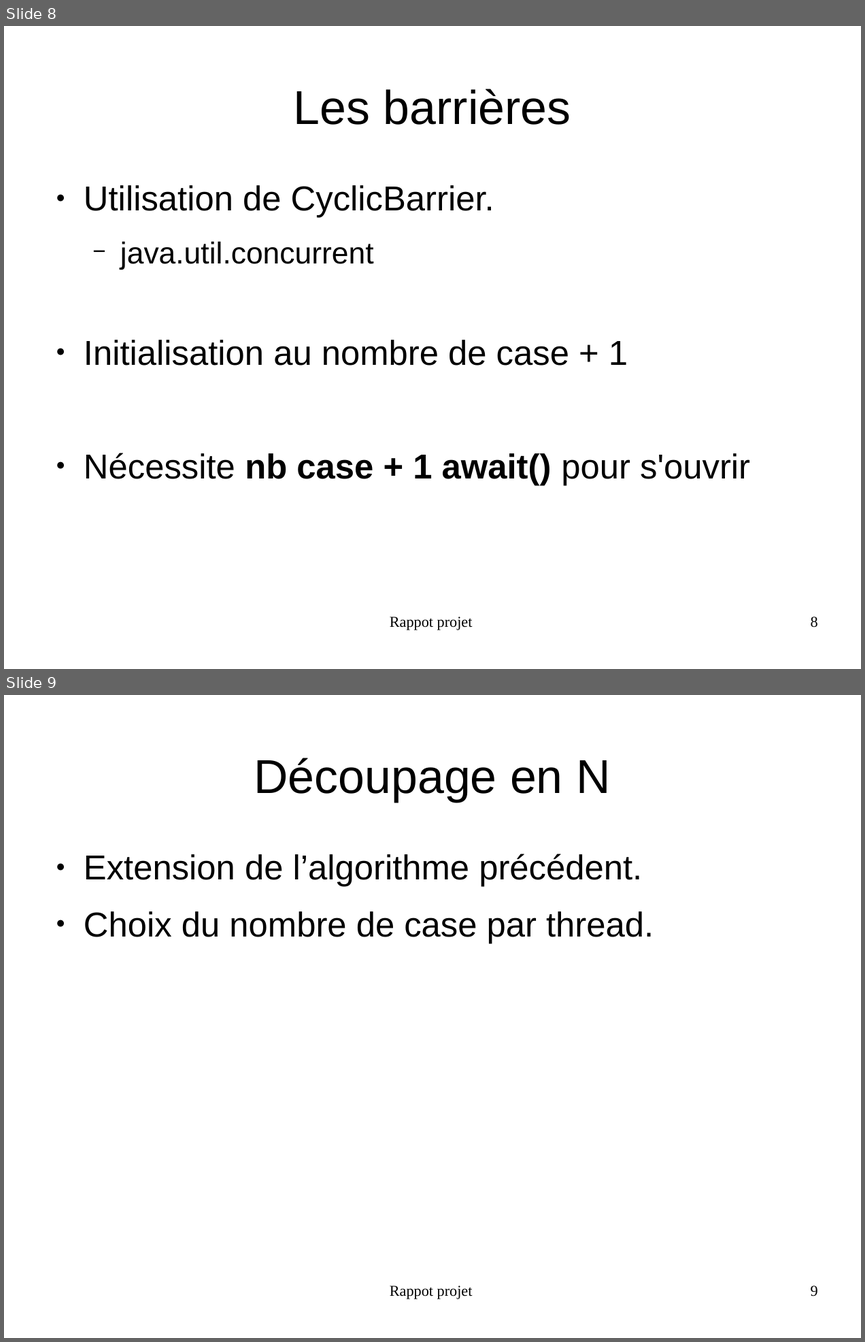
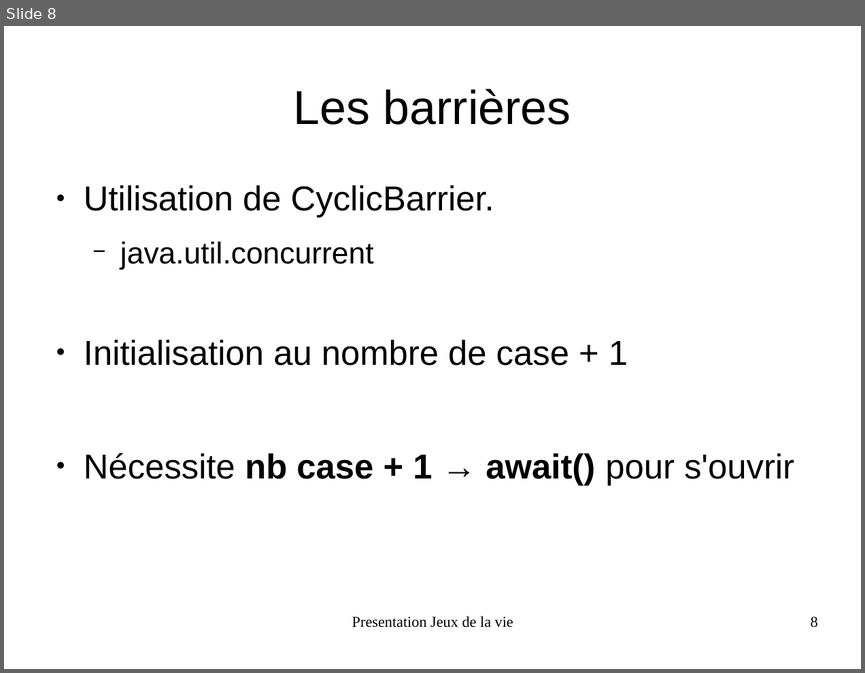
Before and after one commit to FabienInspiron/lifegame, a slide deck: Rapport/Presentation.odp. Shown one above the other, each under a label of ours: slides 8 and 9 before the commit, slide 8 after it. The pictures are 865x1342 and 865x673 pixels, drawn with LibreOffice and Linux fonts; fonts in the diff are those of the drawing. Boxes give left, top, right and bottom in pixels: in the first picture for what was removed or moved away, otherwise in the second. Text is boxed around its words. In the diff, an @@ line names an element or a change of style, - is before the commit and + after.

```diff
--- a/Rapport/Presentation.odp
+++ b/Rapport/Presentation.odp
@@ slide 9 removed at (4, 695, 861, 1338), background #FFFFFF @@
@@ title removed at (254, 758, 610, 802) @@
-Découpage en N
@@ text removed at (84, 853, 653, 943) @@
-● Extension de l’algorithme précédent.
-● Choix du nombre de case par thread.
@@ text removed at (390, 1285, 473, 1299) @@
-Rappot projet
@@ page number removed at (810, 1285, 818, 1296) @@
-9
@@ slide 8 changed as well @@
@@ text at (84, 452, 794, 485): text changed @@
-● Nécessite nb case + 1 await() pour s'ouvrir
+● Nécessite nb case + 1 → await() pour s'ouvrir
@@ text at (352, 616, 513, 627): text changed @@
-Rappot projet
+Presentation Jeux de la vie
```
Also in this commit, not shown: 10 other slides changed, 4 slides added, 8 other files.
